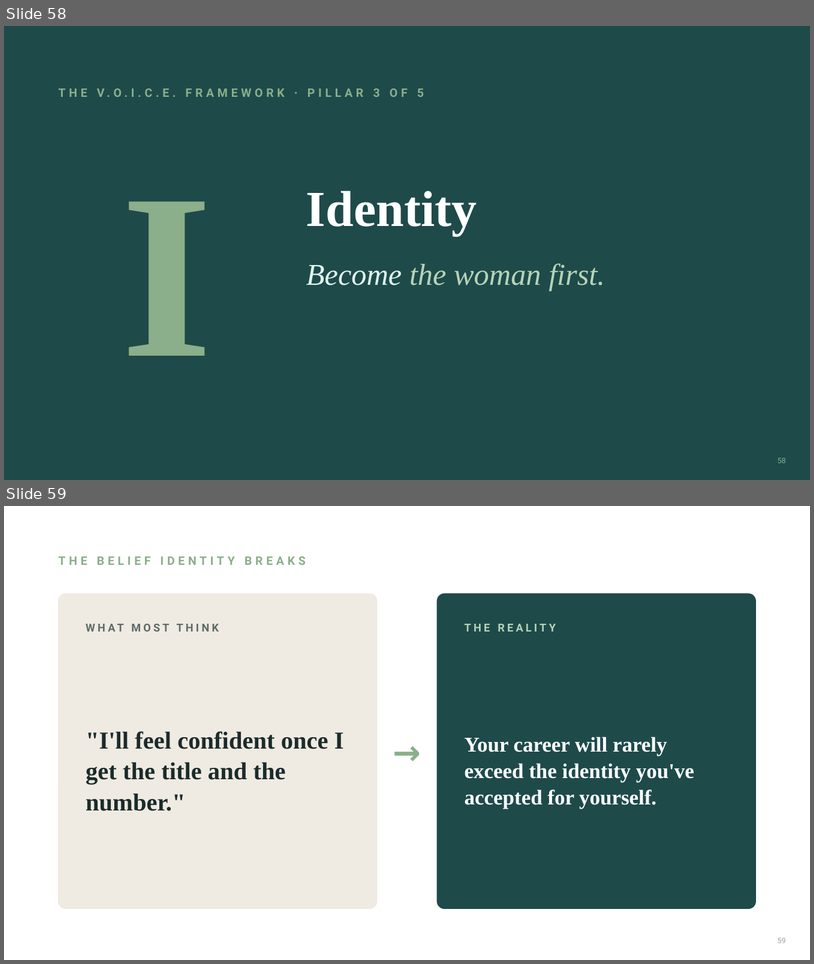
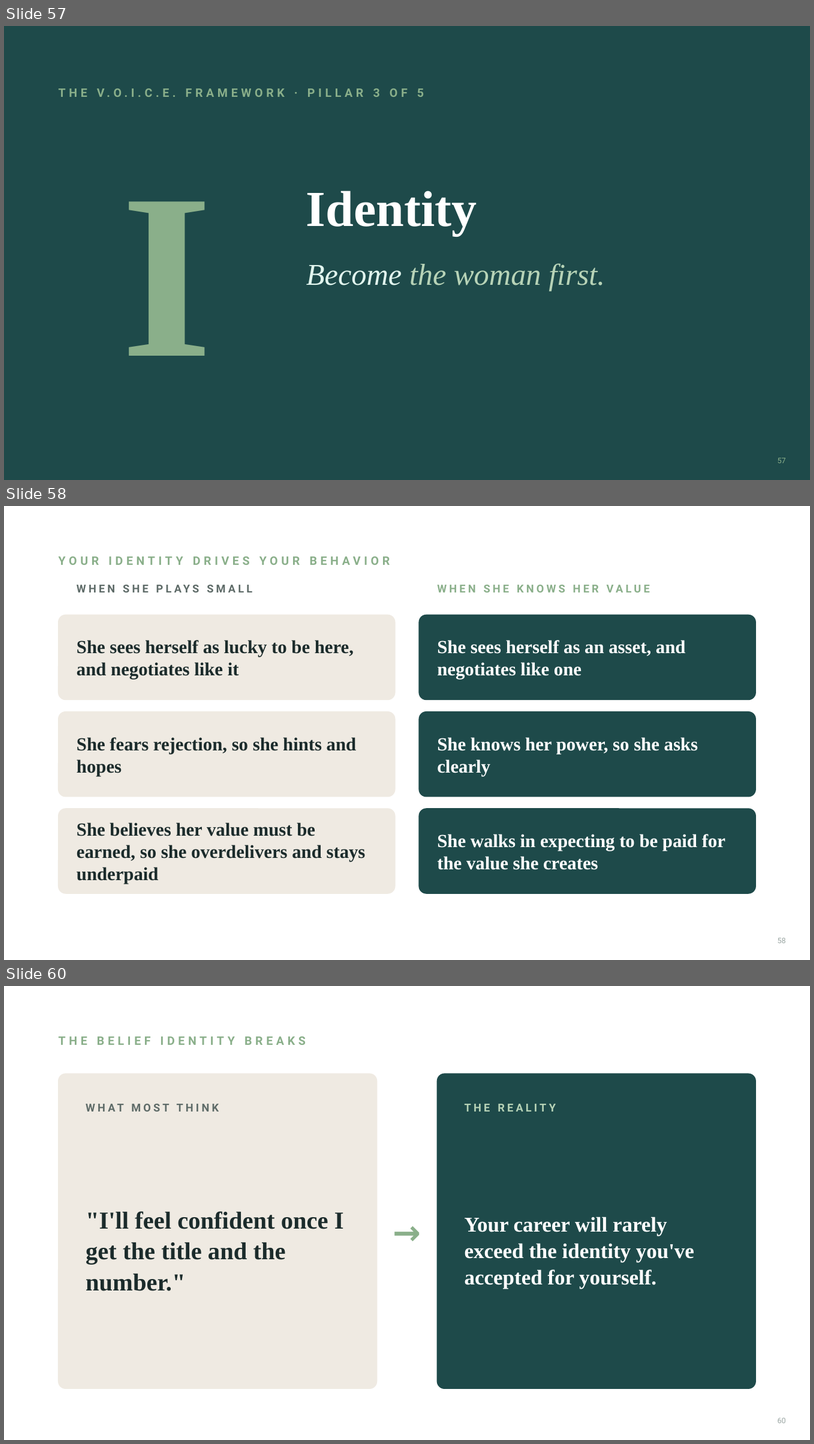
Before and after one commit to danielkelleyy/Beacon-Media, a slide deck: masterclass/tamara-lashchyk/Tamara-Masterclass-v3.pptx. Shown one above the other, each under a label of ours: slides 58 and 59 before the commit, slides 57, 58 and 60 after it; the slides between them are not shown. The pictures are 814x964 and 814x1444 pixels, drawn with LibreOffice and Linux fonts; fonts in the diff are those of the drawing. Boxes give left, top, right and bottom in pixels: in the first picture for what was removed or moved away, otherwise in the second. Text is boxed around its words. In the diff, an @@ line names an element or a change of style, - is before the commit and + after.

```diff
--- a/masterclass/tamara-lashchyk/Tamara-Masterclass-v3.pptx
+++ b/masterclass/tamara-lashchyk/Tamara-Masterclass-v3.pptx
@@ slide 58 added at [4,506,810,960], background #FFFFFF @@
@@ text added at [59,556,390,565], 14 pt, text #8AAF8A, bold @@
+YOUR IDENTITY DRIVES YOUR BEHAVIOR
@@ text added at [77,582,414,606], 13 pt, text #5E6B68, bold @@
+WHEN SHE PLAYS SMALL
@@ text added at [437,585,650,592], 13 pt, text #8AAF8A, bold @@
+WHEN SHE KNOWS HER VALUE
@@ rounded rectangle added at [59,615,395,700], fill #EFEAE2, outline #EFEAE2 1 pt @@
@@ rounded rectangle added at [420,615,756,700], fill #1E4A4A, outline #1E4A4A 1 pt @@
@@ text added at [77,640,354,679], 22 pt, text #1B2B2B, bold @@
+She sees herself as lucky to be here, and negotiates like it
@@ text added at [437,640,686,679], 22 pt, text #FFFFFF, bold @@
+She sees herself as an asset, and negotiates like one
@@ rounded rectangle added at [59,712,395,796], fill #EFEAE2, outline #EFEAE2 1 pt @@
@@ rounded rectangle added at [420,712,756,796], fill #1E4A4A, outline #1E4A4A 1 pt @@
@@ text added at [77,737,357,776], 22 pt, text #1B2B2B, bold @@
+She fears rejection, so she hints and hopes
@@ text added at [437,737,698,776], 22 pt, text #FFFFFF, bold @@
+She knows her power, so she asks clearly
@@ rounded rectangle added at [59,808,395,893], fill #EFEAE2, outline #EFEAE2 1 pt @@
@@ rounded rectangle added at [420,808,756,893], fill #1E4A4A, outline #1E4A4A 1 pt @@
@@ text added at [77,822,366,883], 22 pt, text #1B2B2B, bold @@
+She believes her value must be earned, so she overdelivers and stays underpaid
@@ text added at [437,834,726,870], 22 pt, text #FFFFFF, bold @@
+She walks in expecting to be paid for the value she creates
@@ page number added at [778,937,786,943], 9 pt, text #9AA6A3 @@
+58
@@ what was slide 58 is now slide 57 @@
@@ page number at [778,457,786,463]: text changed @@
-58
+57
@@ what was slide 59 is now slide 60 @@
```
Also in this commit, not shown: 8 slides changed, 11 other slides added, 16 slides removed, 5 other files.
